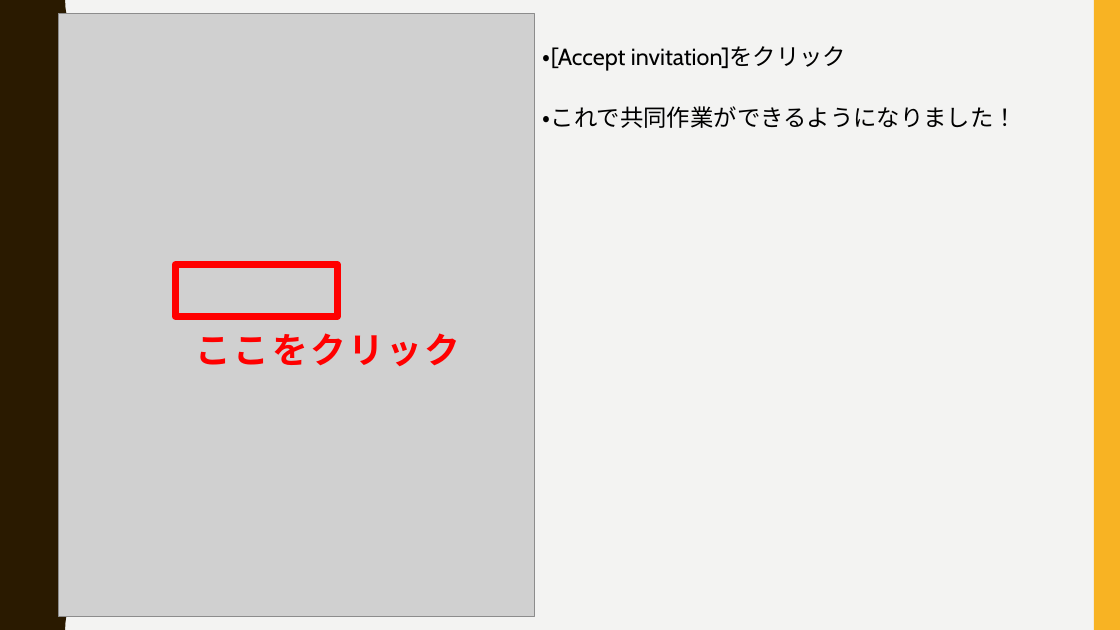
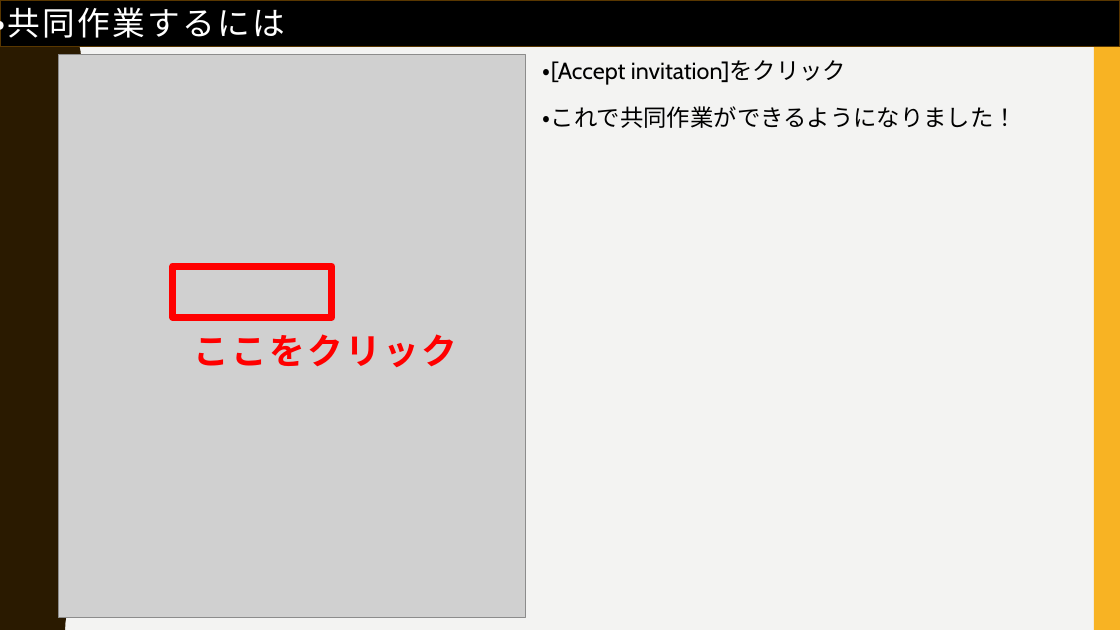
Before and after one commit to FIY24554/git_test, a slide deck: slide 38 of gitについて_加藤.pptx (slide 33 before the commit). Drawn at 1120x630 pixels with LibreOffice and Linux fonts; fonts in the diff are those of the drawing; grey boxes stand for pictures. Boxes give left, top, right and bottom in pixels: in the first picture for what was removed or moved away, otherwise in the second. Text is boxed around its words. In the diff, an @@ line names an element or a change of style, - is before the commit and + after.

```diff
--- a/gitについて_加藤.pptx
+++ b/gitについて_加藤.pptx
@@ rectangle added at box(0, 0, 1120, 46), fill #000000, outline #593700 1 pt @@
@@ text added at box(0, 2, 285, 44), 28 pt, text #FFFFFF @@
+・共同作業するには
@@ picture: place and size @@
-picture at box(59, 13, 535, 617)
+picture at box(59, 55, 525, 618)
@@ text "・[Accept invitation]をクリック": place and size @@
-text "・[Accept invitation]をクリック" at box(543, 46, 846, 71)
+text "・[Accept invitation]をクリック" at box(543, 60, 846, 85)
@@ rectangle: place and size @@
-rectangle at box(176, 265, 338, 316)
+rectangle at box(173, 266, 332, 318)
```
Also in this commit, not shown: 22 other slides changed, 16 slides added, 1 slide removed.
